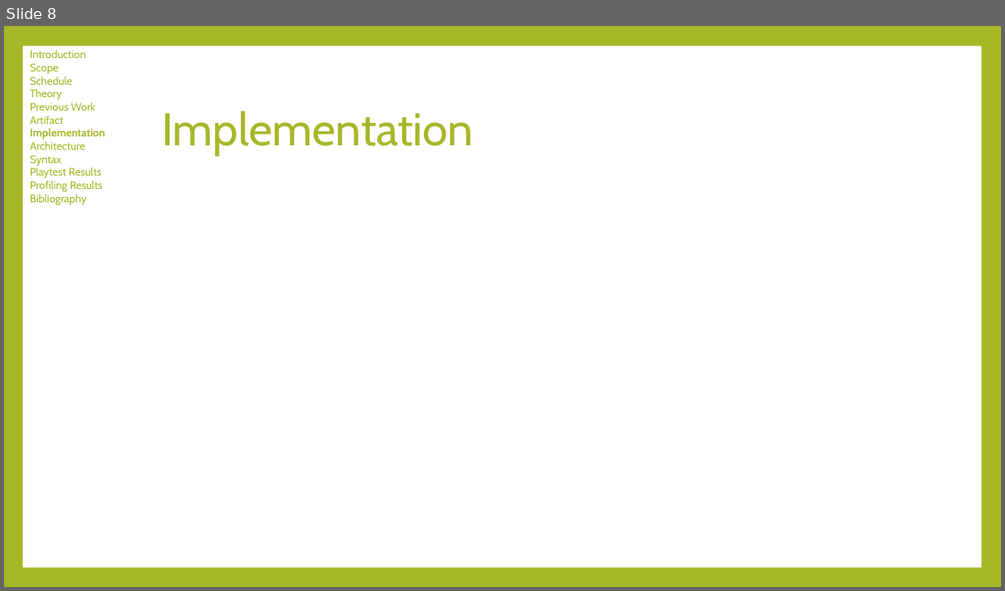
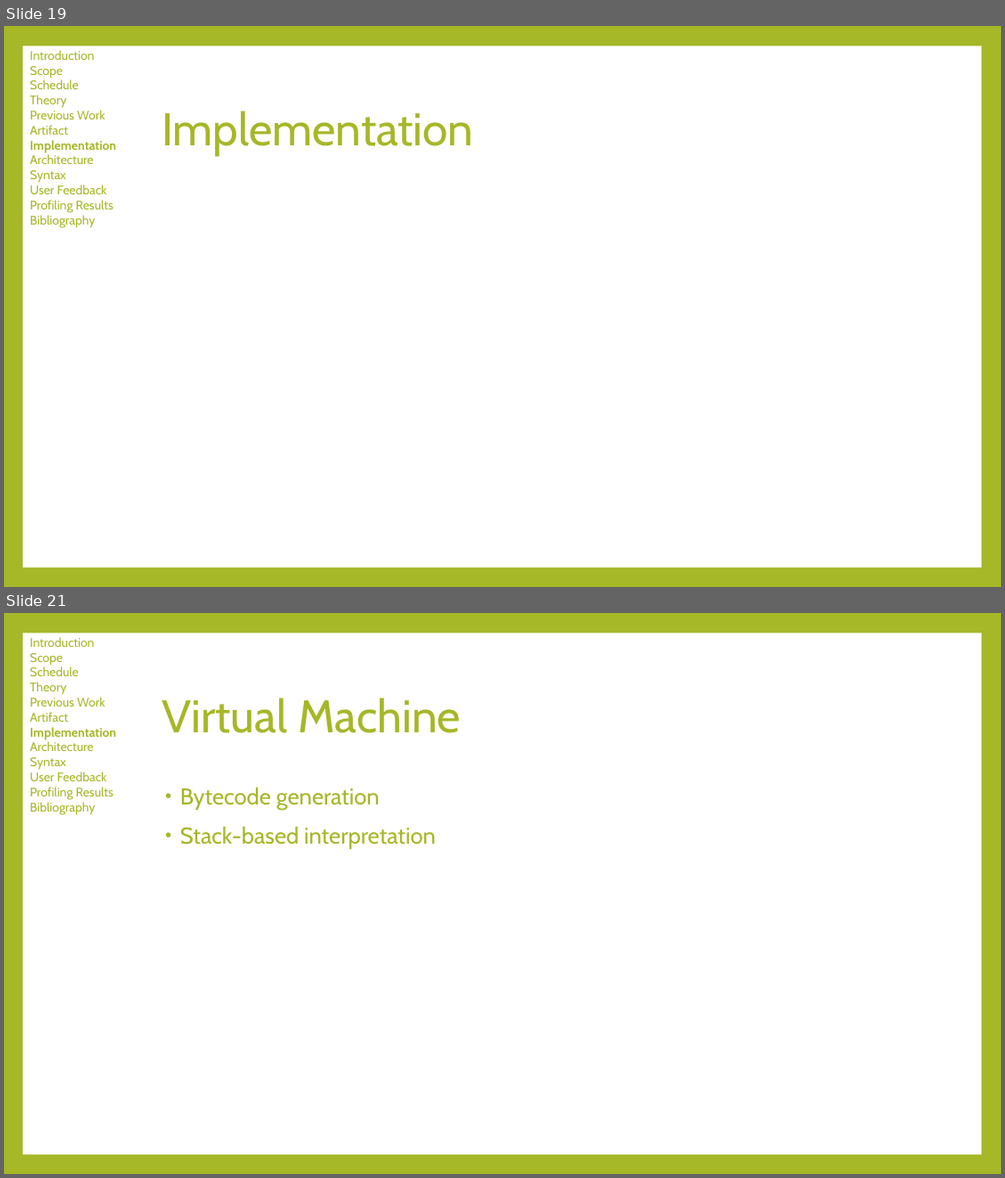
Before and after one commit to tylerwolverton/Guildhall, a slide deck: Zephyr/Documentation/Wolverton_Defense_Slides.pptx. Shown one above the other, each under a label of ours: slide 8 before the commit, slides 19 and 21 after it; the slides between them are not shown. The pictures are 1005x591 and 1005x1178 pixels, drawn with LibreOffice and Linux fonts; fonts in the diff are those of the drawing. Boxes give left, top, right and bottom in pixels: in the first picture for what was removed or moved away, otherwise in the second. Text is boxed around its words. In the diff, an @@ line names an element or a change of style, - is before the commit and + after.

```diff
--- a/Zephyr/Documentation/Wolverton_Defense_Slides.pptx
+++ b/Zephyr/Documentation/Wolverton_Defense_Slides.pptx
@@ slide 21 added at (4, 613, 1001, 1174), background #A6B727; not listed: 1 template element that a slide beside it also shows @@
@@ text added at (30, 637, 116, 815), 12 pt, text #A6B727 @@
+Introduction
+Scope
+Schedule
+Theory
+Previous Work
+Artifact
+Implementation
+Architecture
+Syntax
+User Feedback
+Profiling Results
+Bibliography
@@ title added at (162, 698, 461, 733), 44 pt, text #A6B727 @@
+Virtual Machine
@@ text added at (180, 787, 436, 849), 22 pt, text #A6B727 @@
+• Bytecode generation
+• Stack-based interpretation
@@ what was slide 8 is now slide 19 @@
@@ slide 19 changed as well @@
@@ text at (30, 50, 116, 228): size 10.5 to 12 pt @@
@@ text at (30, 184, 107, 194): text changed; size 10.5 to 12 pt @@
-Playtest Results
+User Feedback
```
Also in this commit, not shown: 11 other slides changed, 13 other slides added.
